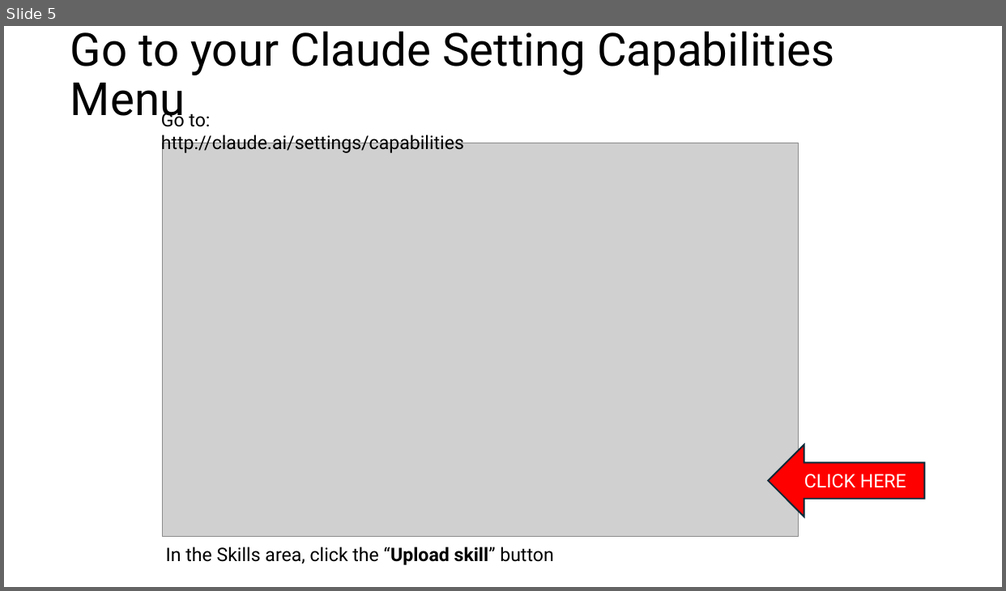
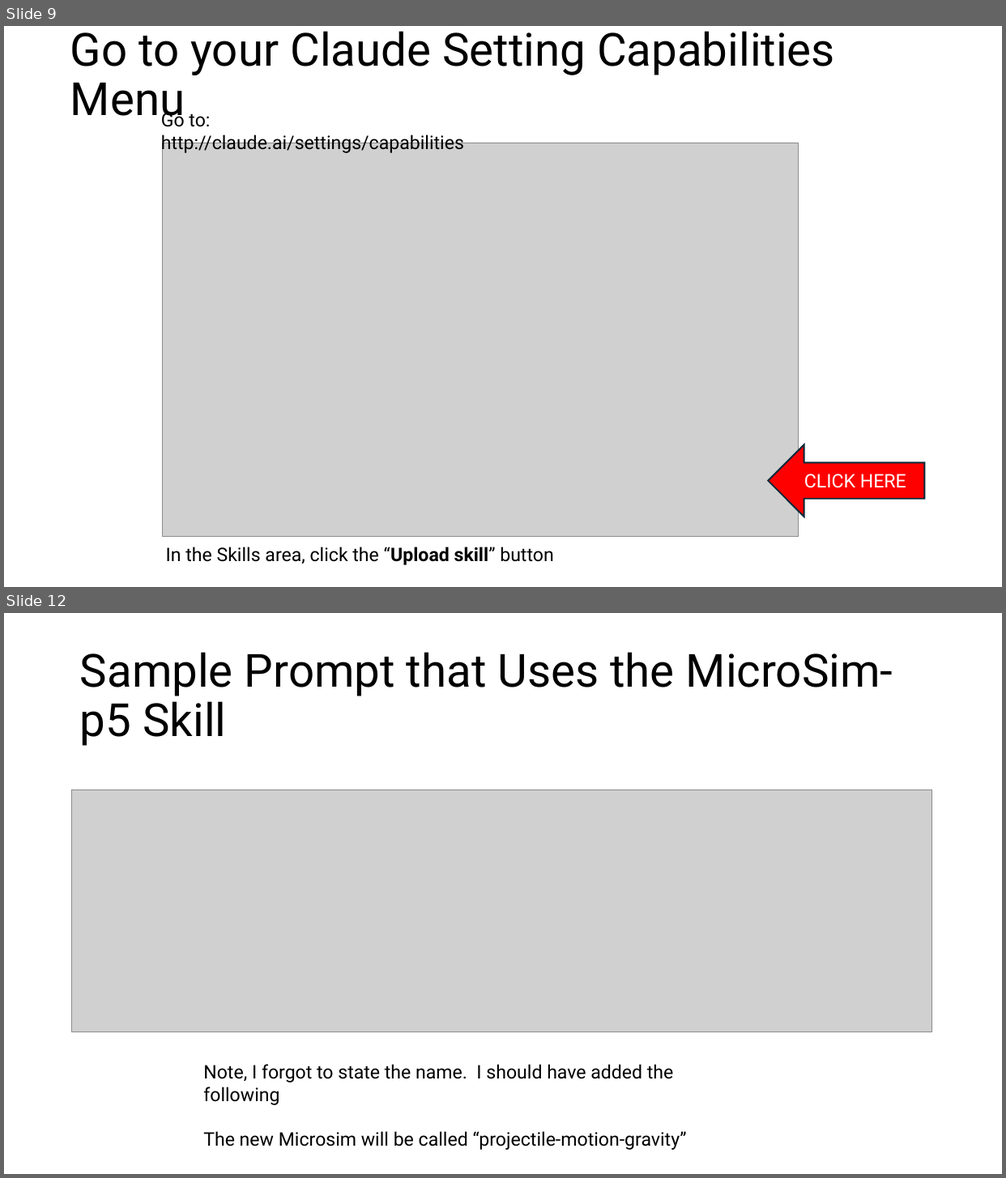
Before and after one commit to dmccreary/microsims, a slide deck: slides/Using-Claude-Skill-to-Generate-MicroSims.pptx. Shown one above the other, each under a label of ours: slide 5 before the commit, slides 9 and 12 after it; the slides between them are not shown. The pictures are 1006x591 and 1006x1178 pixels, drawn with LibreOffice and Linux fonts; fonts in the diff are those of the drawing; grey boxes stand for pictures. Boxes give left, top, right and bottom in pixels: in the first picture for what was removed or moved away, otherwise in the second. Text is boxed around its words. In the diff, an @@ line names an element or a change of style, - is before the commit and + after.

```diff
--- a/slides/Using-Claude-Skill-to-Generate-MicroSims.pptx
+++ b/slides/Using-Claude-Skill-to-Generate-MicroSims.pptx
@@ slide 12 added at (x1=4, y1=613, x2=1002, y2=1174), background #FFFFFF @@
@@ title added at (x1=80, y1=652, x2=893, y2=746), 44 pt, text #000000 @@
+Sample Prompt that Uses the MicroSim-p5 Skill
@@ picture added at (x1=71, y1=790, x2=932, y2=1033) @@
@@ text added at (x1=203, y1=1064, x2=687, y2=1150), 18 pt, text #000000 @@
+Note, I forgot to state the name. I should have added the following
+The new Microsim will be called “projectile-motion-gravity”
@@ what was slide 5 is now slide 9 @@
```
Also in this commit, not shown: 5 slides changed, 32 other slides added, 1 slide removed, 2 other files.
